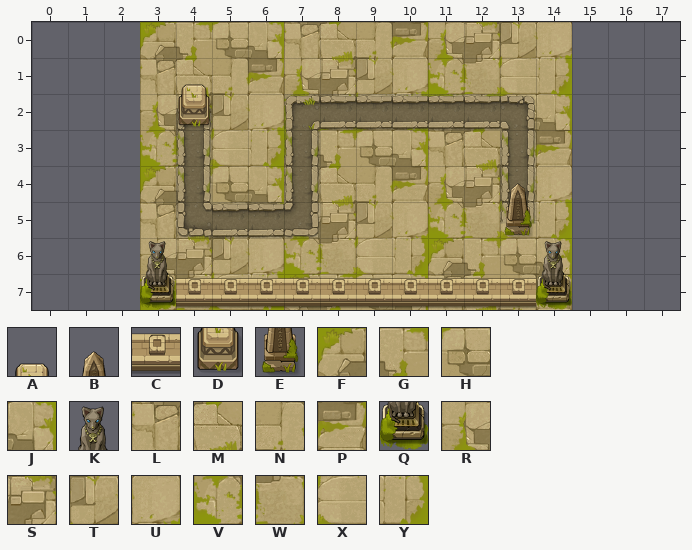
Level history. Tiled map: assets/resources/map/level_4.tmx. The picture above is the old version.
Cells are 80x80 px. Shown: x 0..17, y 0..7. The old version is drawn lined up with the new one.
Key: from "huangye": A 3, B 4, C 6, D 8, E 9, F 11, G 12, H 13, J 14, K 15, L 16, M 17, N 18, P 19, Q 20, R 21, S 22, T 23, U 24, V 26, W 27, X 28, Y 29.
_ is an empty cell.
Layers that did not change in this view are not listed.
Layer "background" before, first column x 0:
0 ___FGHJLMNPRSTU___
1 ___LMNPRSTUVWXY___
2 ___RSTUVWXYFGHJ___
3 ___VWXYFGHJLMNP___
4 ___FGHJLMNPRSTU___
5 ___LMNPRSTUVWXY___
6 ___RSTUVWXYFGHJ___
7 ___VWXYFGHJLMNP___
Layer "object" before, first column x 0:
0 __________________
1 ____A_____________
2 ____D_____________
3 __________________
4 _____________B____
5 _____________E____
6 ___K__________K___
7 ___QCCCCCCCCCCQ___
Now the later version:
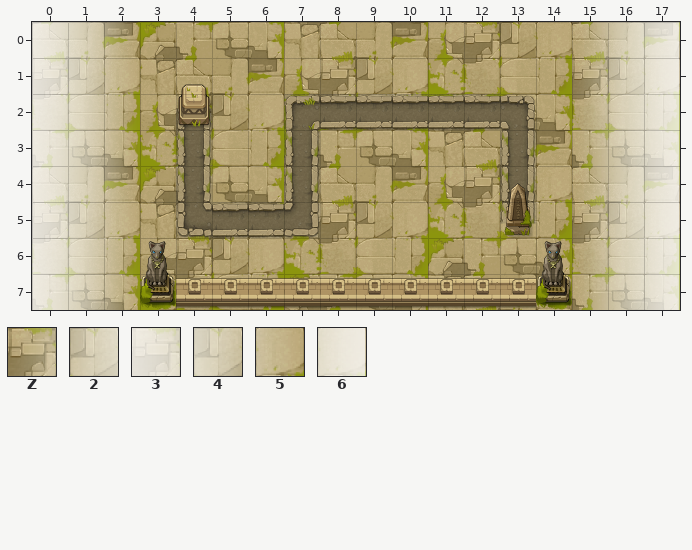
Further tiles: from "huangye": Z 33, 2 34, 3 35, 4 36, 5 37, 6 38.
See-through tiles are keyed as they look on the map.
Edits made:
Changed rows in their new state; . is an unchanged cell.
map size 12x8 -> 18x8 cells (old content now starts at 3,0; both pictures use the new coordinates)
Layer "background":
first column x 0:
0 MNP............MNP
1 STU............STU
2 WXY............WXY
3 GHJ............GHJ
4 MNP............MNP
5 STU............STU
6 WXY............WXY
7 GHJ............GHJ
Layer "object":
first column x 0:
0 345............Z26
1 345............Z26
2 345............Z26
3 345............Z26
4 345............Z26
5 345............Z26
6 345............Z26
7 345............Z26
Pixel boxes of the changes (left, top, right, bottom) in both pictures:
added: (32, 22, 140, 310)
added: (572, 22, 680, 310)
